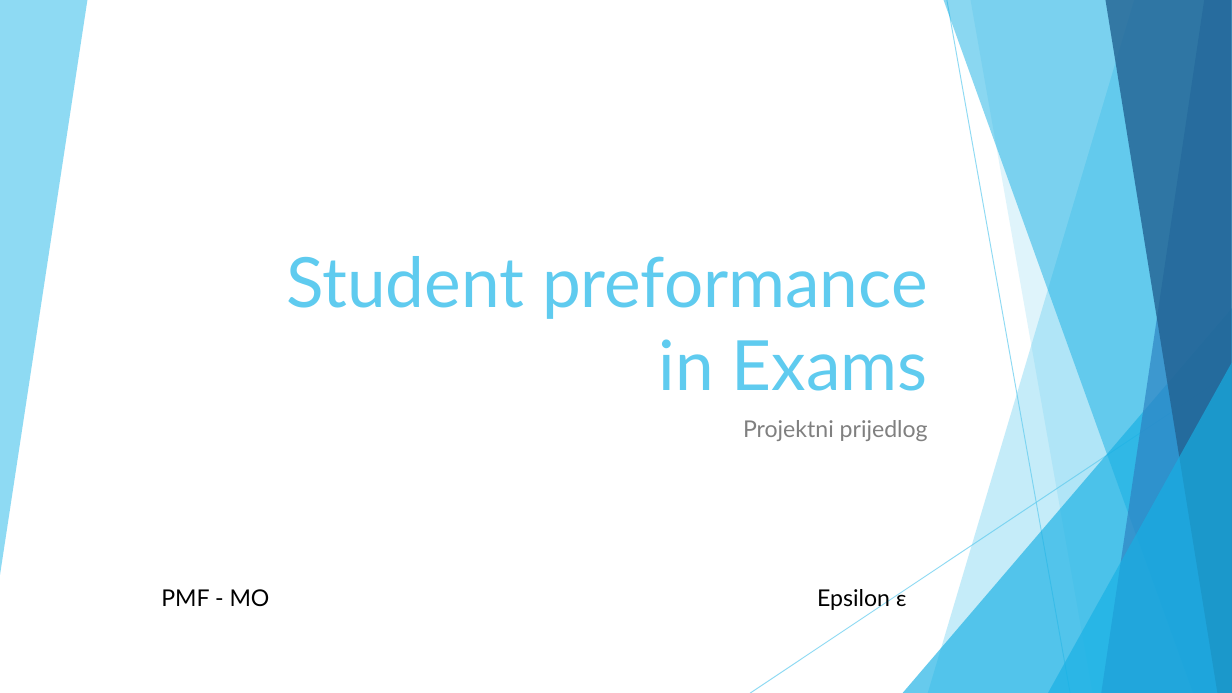
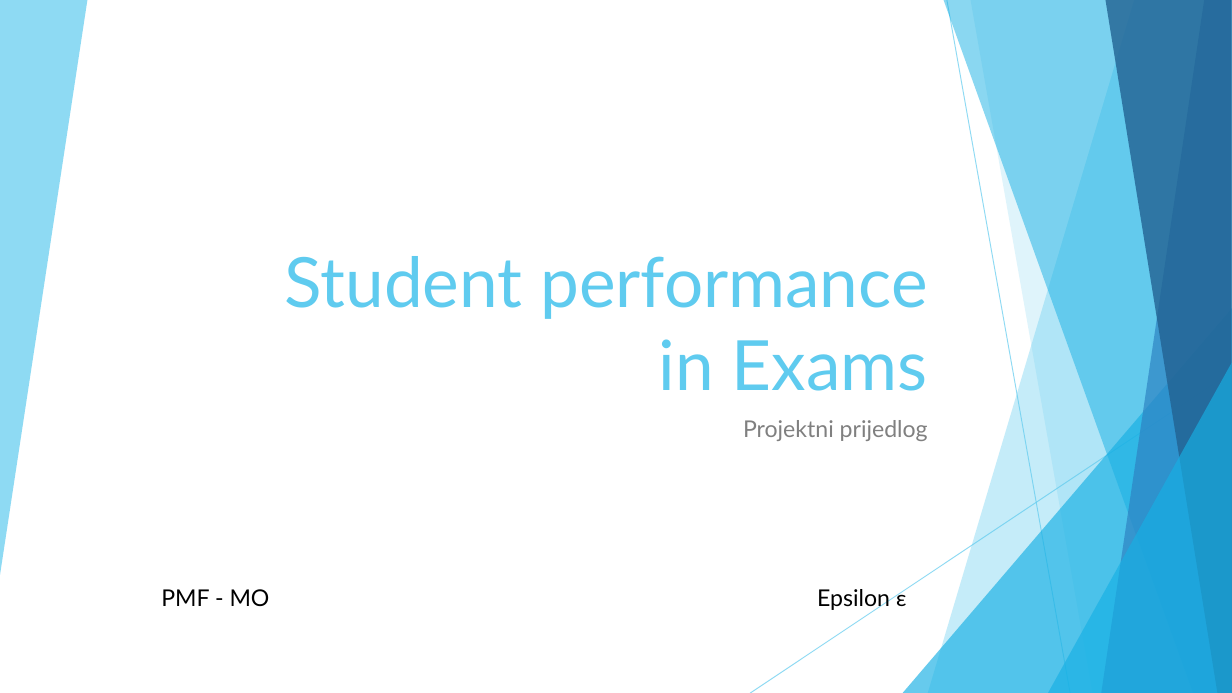
Before and after one commit to mikocij/SUprojekt, a slide deck: slide 1 of Prezentacija prijedlog.pptx. Drawn at 1232x693 pixels with LibreOffice and Linux fonts; fonts in the diff are those of the drawing. Boxes give left, top, right and bottom in pixels: in the first picture for what was removed or moved away, otherwise in the second. Text is boxed around its words. In the diff, an @@ line names an element or a change of style, - is before the commit and + after.

```diff
--- a/Prezentacija prijedlog.pptx
+++ b/Prezentacija prijedlog.pptx
@@ title at [285, 256, 928, 391]: text changed @@
-Student preformance
-in Exams
+Student performance
+in Exams
```
Also in this commit, not shown: 2 other slides changed, 2 slides added, 1 slide removed.
